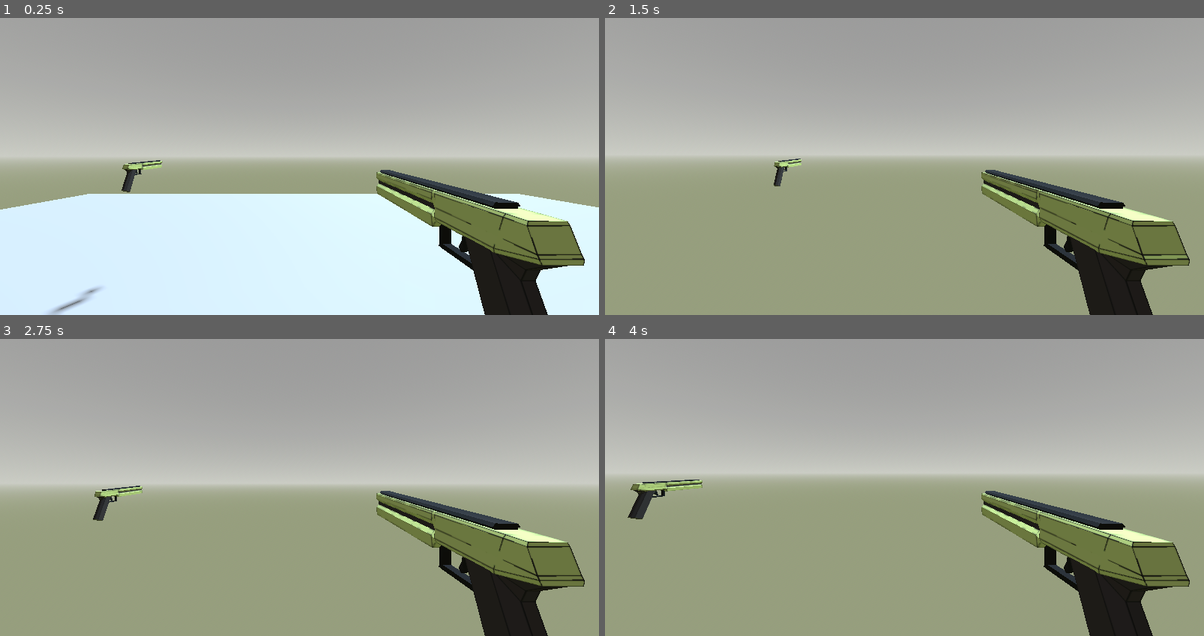
Above: before the commit, frames 1-4 (two rows, left to right).
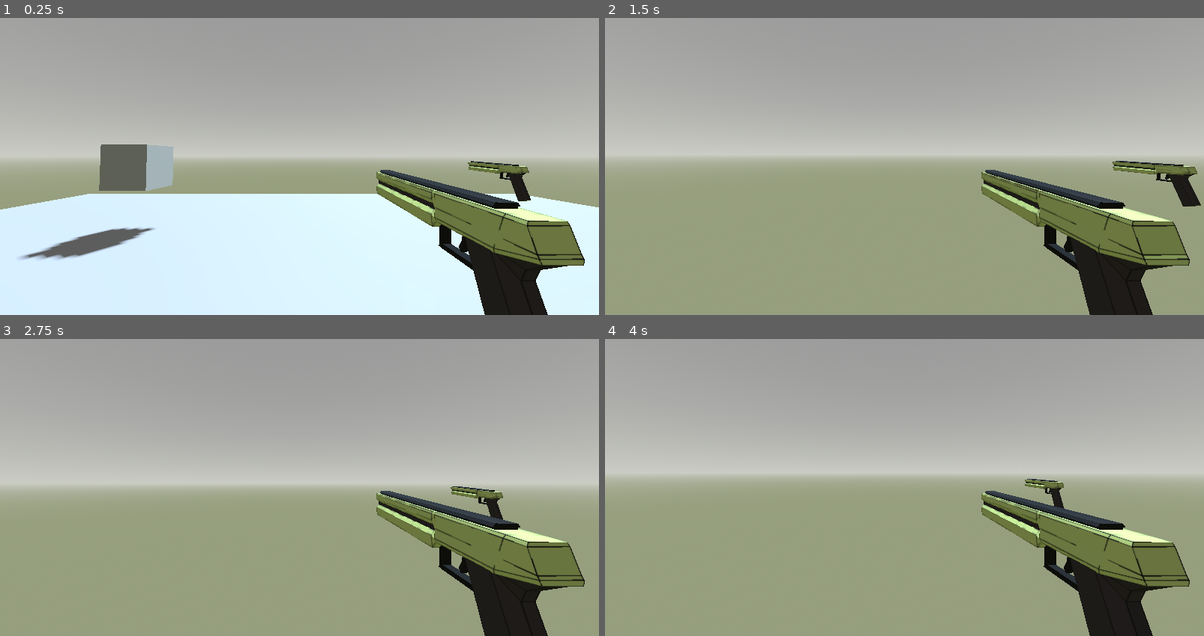
Above: after the commit, the same moments.

Repository: KeefirKeefir/GameJam24
Game: Godot game, scene res://scenes/floor.tscn
Two runs of this game, one before a commit and one after it. Both use one fixed random seed, a clock stepped at 60 frames per second and the inputs below.
Inputs (mouse positions are in pixels of both pictures, inside the frame that each line leads up to):
- Up to frame 1 (0.25 s): no input
- Up to frame 2 (1.5 s): tap Enter at 0.5 s; move the mouse to (934, 145) at 0.52 s; press the mouse at (934, 145) at 0.53 s; hold W (forward) from 0.53 s (still down); tap Space (jump) at 0.77, 1.25 s; move the mouse to (874, 148) at 1.27 s; release the mouse at (874, 148) at 1.28 s; click (874, 148) at 1.35 s
- Up to frame 3 (2.75 s): keep holding W (forward); tap Space (jump) at 1.52 s; tap Enter at 2 s; move the mouse to (311, 460) at 2.02 s; press the mouse at (311, 460) at 2.03 s
- Up to frame 4 (4 s): keep holding W (forward); tap Space (jump) at 2.75, 3.02, 3.77 s; move the mouse to (898, 472) at 2.77 s; release the mouse at (898, 472) at 2.78 s; click (898, 472) at 2.85 s; tap Enter at 3.5 s; move the mouse to (946, 472) at 3.52 s; press the mouse at (946, 472) at 3.53 s

The runs differ from the first frame. In frame 1, 3.6% of the frame differs, in the area x 3-89%, y 42-100%; in frame 2, 1.0%; in frame 3, 0.8%; in frame 4, 0.9%.

Commit message:
added raytrace to camera and debug dot

Diff:
--- a/scenes/camera_raycast.gd
+++ b/scenes/camera_raycast.gd
@@ -1,13 +1,20 @@
 extends Camera3D
 
 var rayRange := 2000
+#const hitMarker = preload("hitLocMarker.tscn")
+var hitMarker: PackedScene = preload("res://scenes/hitLocMarker.tscn")
 
-func _input(event):
-	if event.is_action_pressed("shoot"):
-		getCameraCollision()
+#func _input(event):
+	#if event.is_action_pressed("shoot"):
+		#getCameraCollision()
 
+func spawnHitMarker(position: Vector3, parent):
+	var hitMarkerInst = hitMarker.instantiate()  # Create an instance of the marker scene
+	hitMarkerInst.global_transform.origin = position  # Set the position of the marker
+	var world = get_tree().get_root()
+	world.add_child(hitMarkerInst)  # Add the marker to the scene tree
 
-func getCameraCollision():
+func getCameraCollision(rangeInt, dmgInt, offsetRad):
 	var center = get_viewport().get_size()/2
 
 	var rayOrigin = project_ray_origin(center)
@@ -17,9 +24,17 @@
 	var intersection = get_world_3d().direct_space_state.intersect_ray(newIntersection)
 
 	if not intersection.is_empty():
-		print(intersection.collider.name)
+		var hitObject = intersection.collider
+		spawnHitMarker(intersection.position, hitObject)
+		if hitObject.has_method("takeDmg"):
+			hitObject.takeDmg(hitObject)
+
+		print(hitObject.name)
 	else:
 		print("nothing")
+
+
+
 
 # Called when the node enters the scene tree for the first time.
 func _ready() -> void:
--- a/scenes/floor.tscn
+++ b/scenes/floor.tscn
@@ -35,5 +35,9 @@
 
 [node name="Player" parent="." instance=ExtResource("1_y876f")]
 
+[node name="CSGBox3D2" type="CSGBox3D" parent="."]
+transform = Transform3D(1, 0, 0, 0, 1, 0, 0, 0, 1, -4, 2, -4.94628)
+use_collision = true
+
 [node name="Player2" parent="." instance=ExtResource("1_y876f")]
-transform = Transform3D(1, 0, 0, 0, 1, 0, 0, 0, 1, -2.91195, 0.5, -2.35012)
+transform = Transform3D(1, 0, 0, 0, 1, 0, 0, 0, 1, 1.72717, 0.5, -1.72541)
--- /dev/null
+++ b/scenes/hitLocMarker.tscn
@@ -0,0 +1,16 @@
+[gd_scene load_steps=4 format=3 uid="uid://om1kcff56bnd"]
+
+[ext_resource type="Script" path="res://scenes/hit_loc_marker.gd" id="1_rxsmx"]
+
+[sub_resource type="SphereMesh" id="SphereMesh_xcn2s"]
+radius = 0.05
+height = 0.1
+
+[sub_resource type="StandardMaterial3D" id="StandardMaterial3D_4l0nh"]
+albedo_color = Color(1, 0, 0, 1)
+
+[node name="MeshInstance3D" type="MeshInstance3D"]
+mesh = SubResource("SphereMesh_xcn2s")
+surface_material_override/0 = SubResource("StandardMaterial3D_4l0nh")
+script = ExtResource("1_rxsmx")
+lifetime = 1.0
--- /dev/null
+++ b/scenes/hit_loc_marker.gd
@@ -0,0 +1,20 @@
+extends MeshInstance3D
+
+@export var lifetime: float = 5.0  # Set the lifetime duration (in seconds)
+var elapsed_time: float = 0.0  # Variable to store the accumulated delta (time passed)
+
+# Called when the node enters the scene tree for the first time.
+func _ready() -> void:
+	pass # Replace with function body.
+
+
+# Called every frame. 'delta' is the elapsed time since the previous frame.
+func _process(delta: float) -> void:
+	# Accumulate delta
+	elapsed_time += delta
+
+	# Check if the object's lifetime has been exceeded
+	if elapsed_time >= lifetime:
+		queue_free()  # Destroy or remove the object
+	#else:
+		#print("Time left:", lifetime - elapsed_time)
--- a/scripts/player.gd
+++ b/scripts/player.gd
@@ -7,7 +7,12 @@
 	Input.set_mouse_mode(Input.MOUSE_MODE_CAPTURED)
 	movement_node.player = self
 
+
+
 @onready var movement_node := $Movement
+@onready var camNode := $TwistPivot/PitchPivot/CameraController/Camera3D
+
+
 
 func _physics_process(delta:float):
 	var input_vector = Input.get_vector("ui_left", "ui_right", "ui_up", "ui_down")
@@ -27,6 +32,14 @@
 func get_input():
 	return Input.get_vector("left", "right", "forward", "back")
 
+func _input(event):
+	if event.is_action_pressed("shoot"):
+		camNode.getCameraCollision(2000, 10, 0)
+		#camNode.cameragetCameraCollision(0, 0, 0)
+
+func takeDmg(collider):
+	print("ouch")
+	print(collider.name)
 
 # Maximum distance for the hitscan
 var max_distance = 1000.0
Not shown, added: scenes/pla7F3.tmp
Not shown, added: scenes/pla98E1.tmp
Not shown, added: scenes/pla9B3A.tmp
Not shown, added: scenes/plaA7B2.tmp
Not shown, added: scenes/plaB5A8.tmp
Not shown, added: scenes/plaBEA9.tmp
Not shown, added: scenes/plaF9ED.tmp
